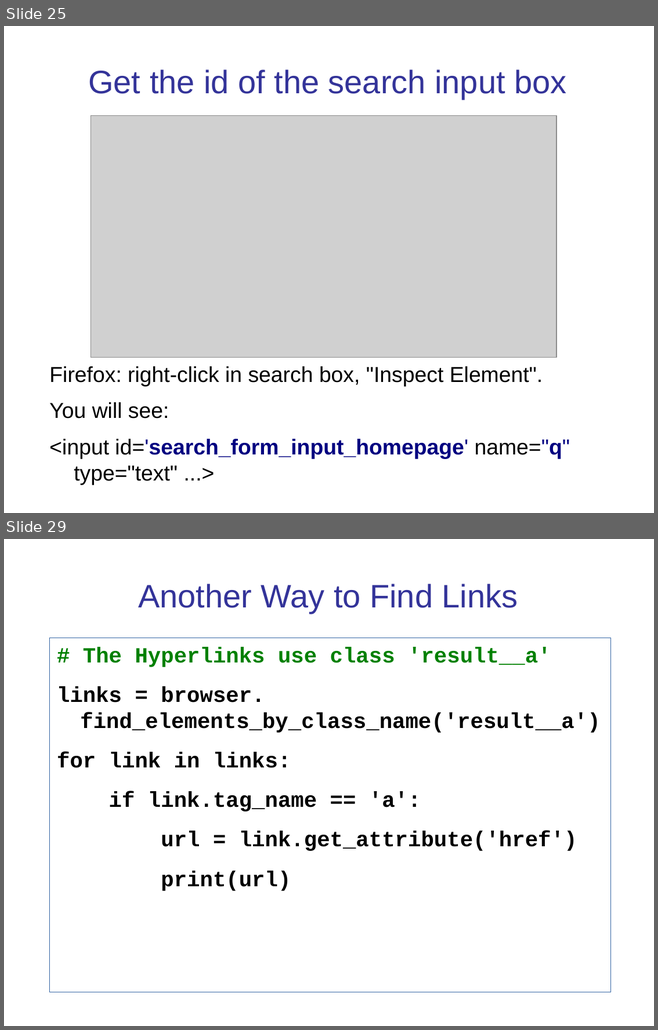
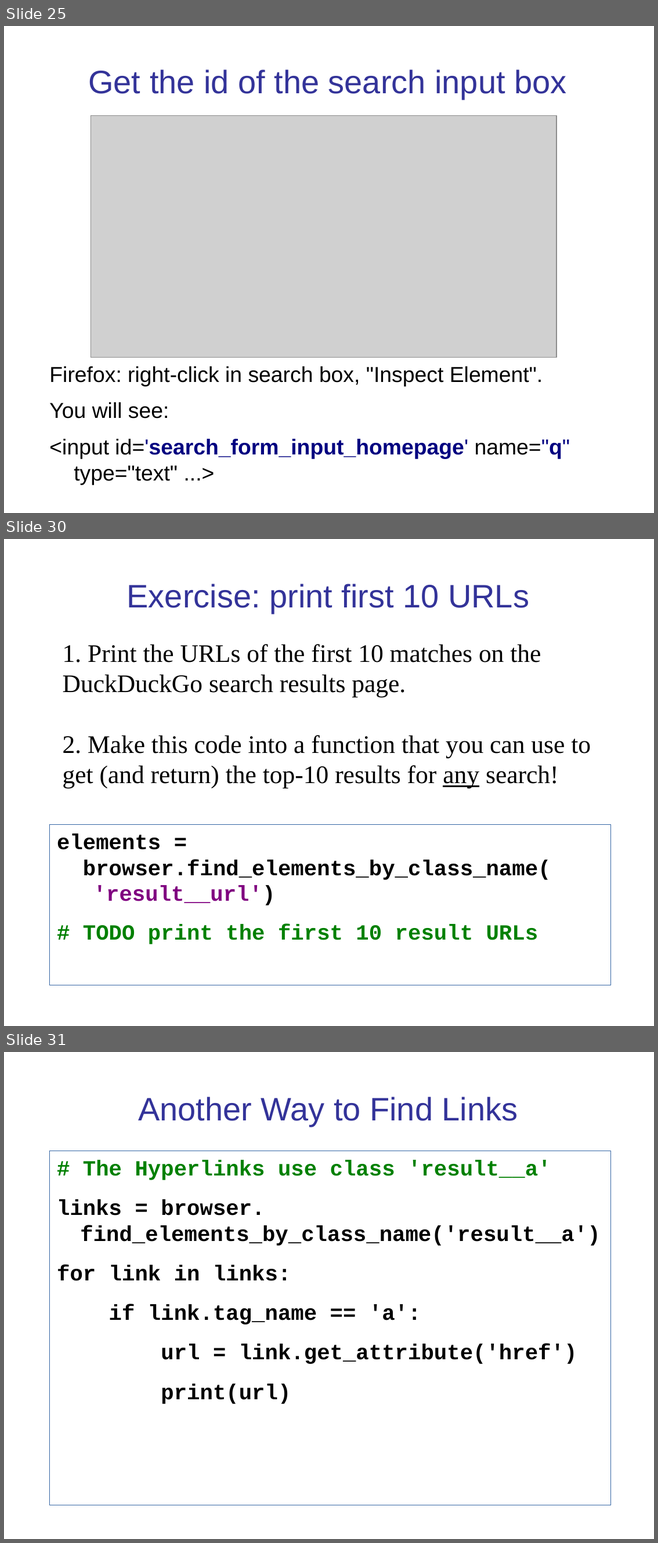
Before and after one commit to cpske/ISP, a slide deck: testing/WebTesting.ppt. Shown one above the other, each under a label of ours: slides 25 and 29 before the commit, slides 25, 30 and 31 after it; the slides between them are not shown. The pictures are 658x1030 and 658x1543 pixels, drawn with LibreOffice and Linux fonts; fonts in the diff are those of the drawing; grey boxes stand for pictures. Boxes give left, top, right and bottom in pixels: in the first picture for what was removed or moved away, otherwise in the second. Text is boxed around its words. In the diff, an @@ line names an element or a change of style, - is before the commit and + after.

```diff
--- a/testing/WebTesting.ppt
+++ b/testing/WebTesting.ppt
@@ slide 30 added at (4, 539, 654, 1026), background #FFFFFF @@
@@ title added at (127, 584, 529, 613), 36 pt, text #333399 @@
+Exercise: print first 10 URLs
@@ text added at (63, 644, 590, 788), 28 pt, text #000000 @@
+1. Print the URLs of the first 10 matches on the DuckDuckGo search results page.
+2. Make this code into a function that you can use to get (and return) the top-10 results for any search!
@@ text added at (49, 825, 611, 986), outline #3465A4 0.74 pt, 24 pt, text #000000, bold @@
+elements =
+browser.find_elements_by_class_name(
+'result__url')
+# TODO print the first 10 result URLs
@@ what was slide 29 is now slide 31 @@
```
Also in this commit, not shown: 4 slides changed, 1 other slide added, 8 other files.
